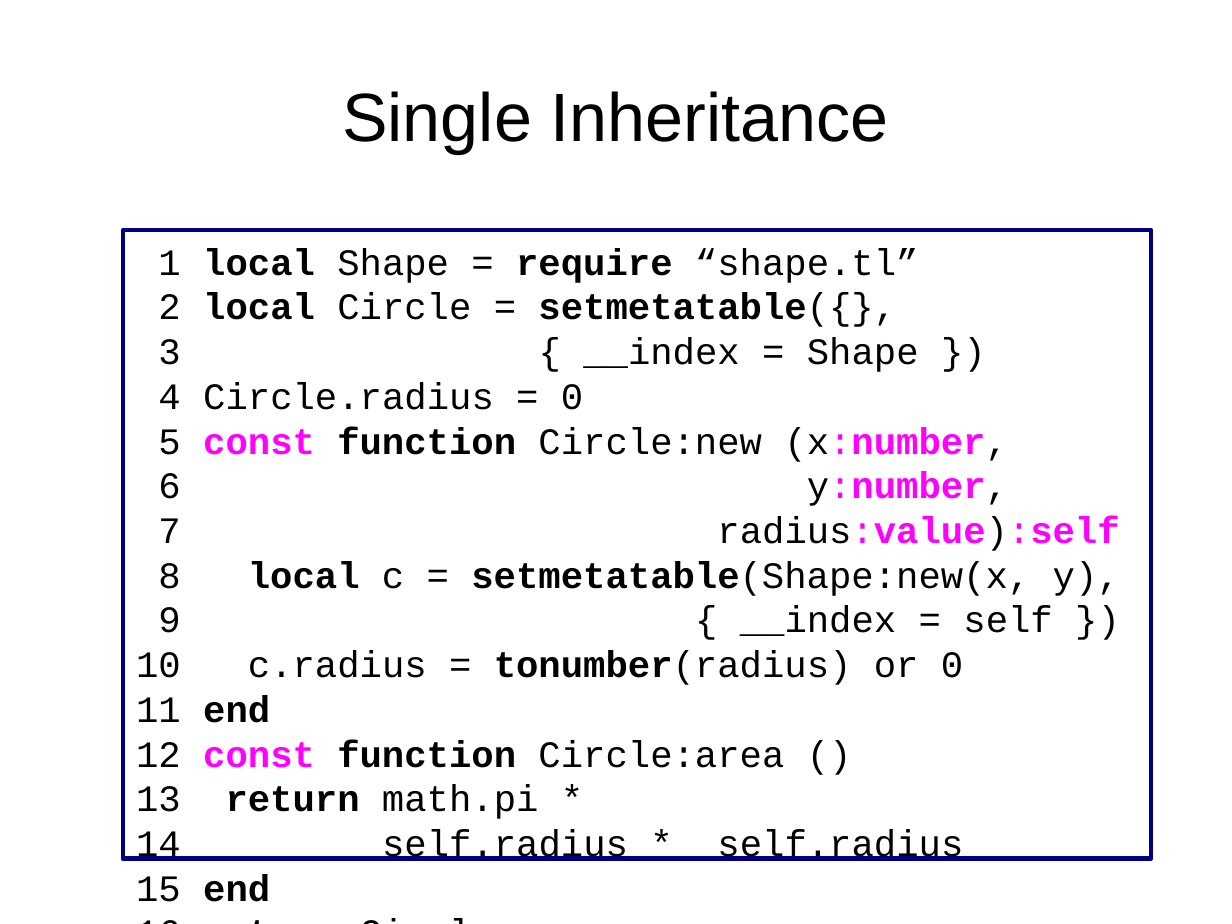
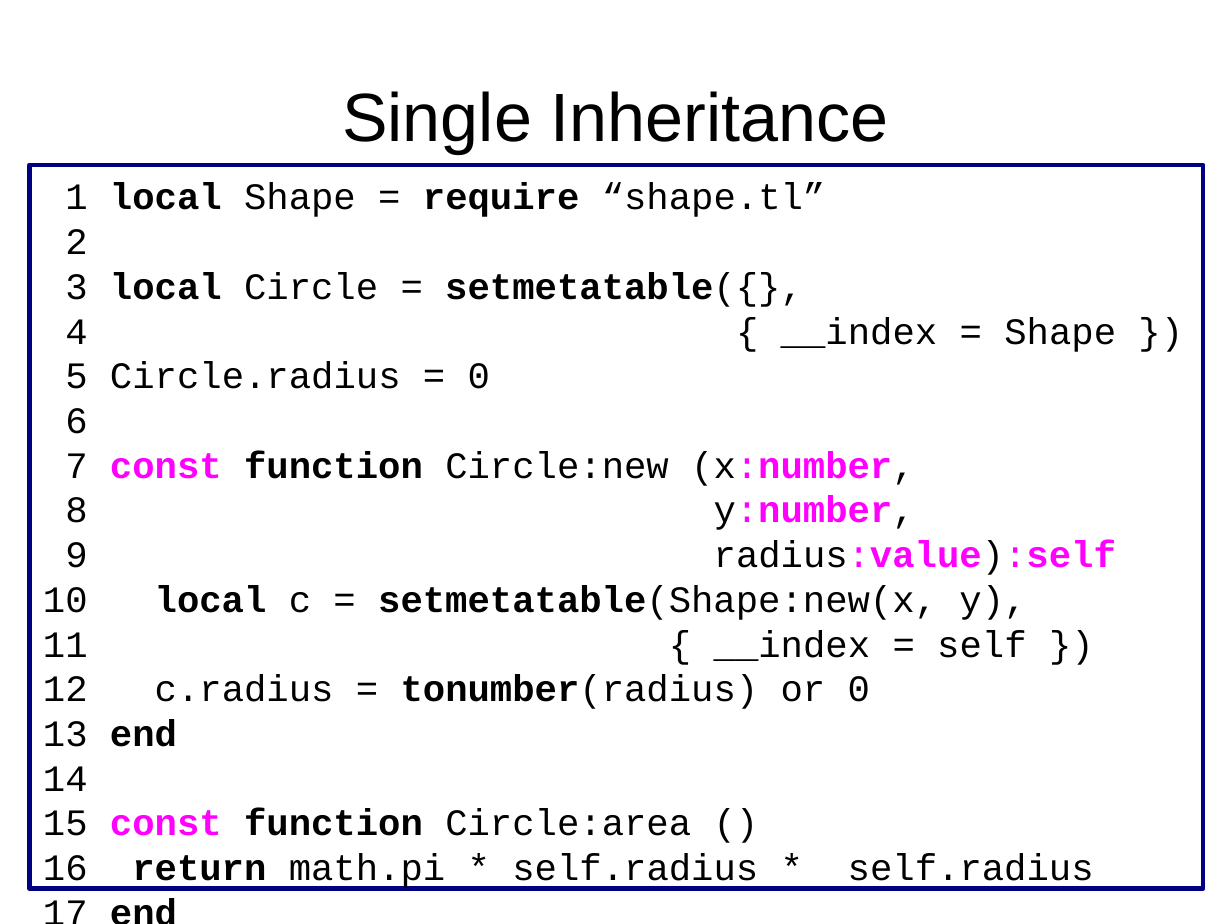
Before and after one commit to andremm/typedlua, a slide deck: slide 33 of doc/slides/dyla2014.odp. Drawn at 1232x924 pixels with LibreOffice and Linux fonts; fonts in the diff are those of the drawing. Boxes give left, top, right and bottom in pixels: in the first picture for what was removed or moved away, otherwise in the second. Text is boxed around its words. In the diff, an @@ line names an element or a change of style, - is before the commit and + after.

```diff
--- a/doc/slides/dyla2014.odp
+++ b/doc/slides/dyla2014.odp
@@ rectangle "1 local Shape = require ...": place and size @@
-rectangle "1 local Shape = require ..." at (123,230,1152,859)
+rectangle "1 local Shape = require ..." at (30,165,1204,889)
@@ text in rectangle at (43,229,1116,891): text changed @@
-2 local Circle = setmetatable({},
-3 { __index = Shape })
-4 Circle.radius = 0
-5 const function Circle:new (x:number,
-6 y:number,
-7 radius:value):self
-8 local c = setmetatable(Shape:new(x, y),
-9 { __index = self })
-10 c.radius = tonumber(radius) or 0
-11 end
-12 const function Circle:area ()
-13 return math.pi *
-14 self.radius * self.radius
-15 end
-16 return Circle
+2
+3 local Circle = setmetatable({},
+4 { __index = Shape })
+5 Circle.radius = 0
+6
+7 const function Circle:new (x:number,
+8 y:number,
+9 radius:value):self
+10 local c = setmetatable(Shape:new(x, y),
+11 { __index = self })
+12 c.radius = tonumber(radius) or 0
+13 end
+14
+15 const function Circle:area ()
+16 return math.pi * self.radius * self.radius
+17 end
+18
+19 return Circle
```
Also in this commit, not shown: 23 other slides changed.
